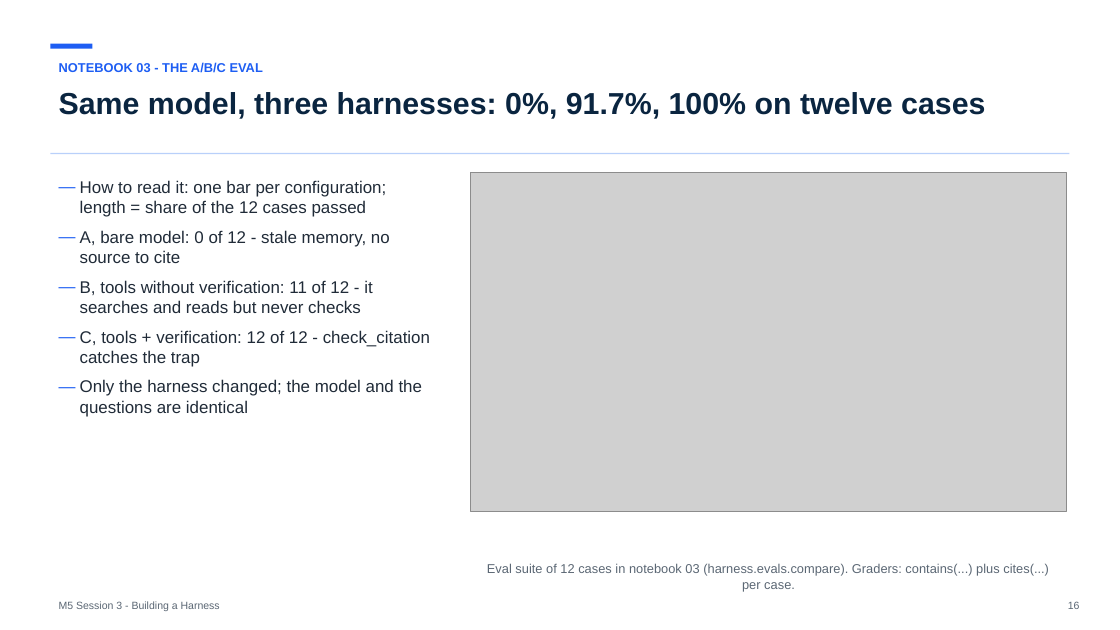
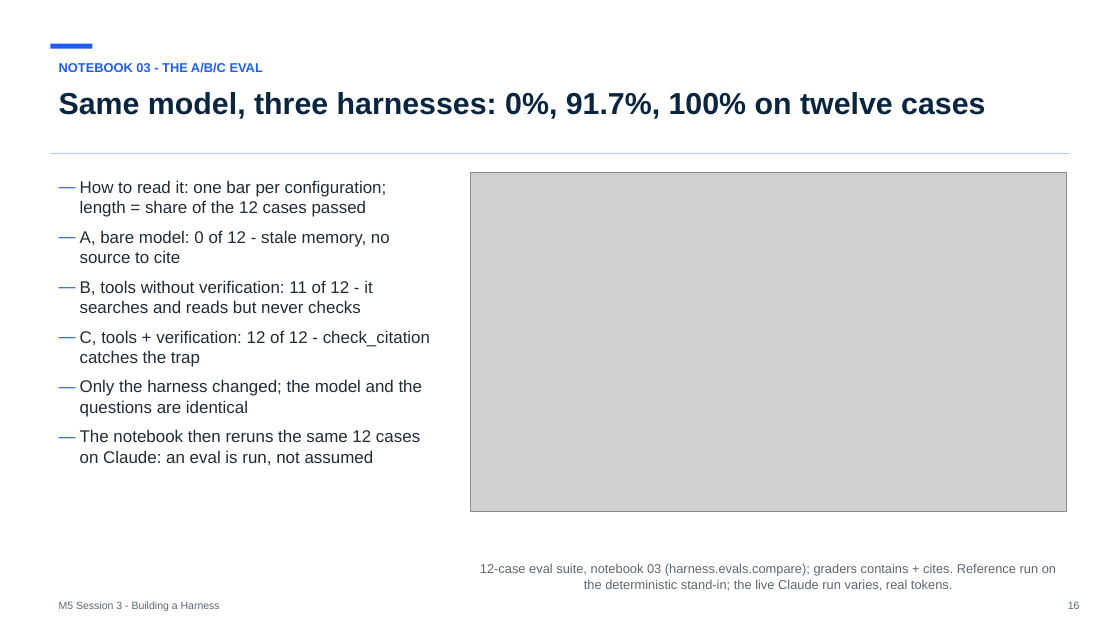
Before and after one commit to maglionejm/fontys-tech-exercises, a slide deck: slide 16 of presentations/m5-session-3-building-a-harness.pptx. Drawn at 1120x630 pixels with LibreOffice and Linux fonts; fonts in the diff are those of the drawing; grey boxes stand for pictures. Boxes give left, top, right and bottom in pixels: in the first picture for what was removed or moved away, otherwise in the second. Text is boxed around its words. In the diff, an @@ line names an element or a change of style, - is before the commit and + after.

```diff
--- a/presentations/m5-session-3-building-a-harness.pptx
+++ b/presentations/m5-session-3-building-a-harness.pptx
@@ text at (80,429,420,465): paragraph added @@
+— The notebook then reruns the same 12 cases on Claude: an eval is run, not assumed
@@ text at (480,563,1056,591): text changed @@
-Eval suite of 12 cases in notebook 03 (harness.evals.compare). Graders: contains(...) plus cites(...) per case.
+12-case eval suite, notebook 03 (harness.evals.compare); graders contains + cites. Reference run on the deterministic stand-in; the live Claude run varies, real tokens.
```
Also in this commit, not shown: 5 other slides changed, 7 other files.
